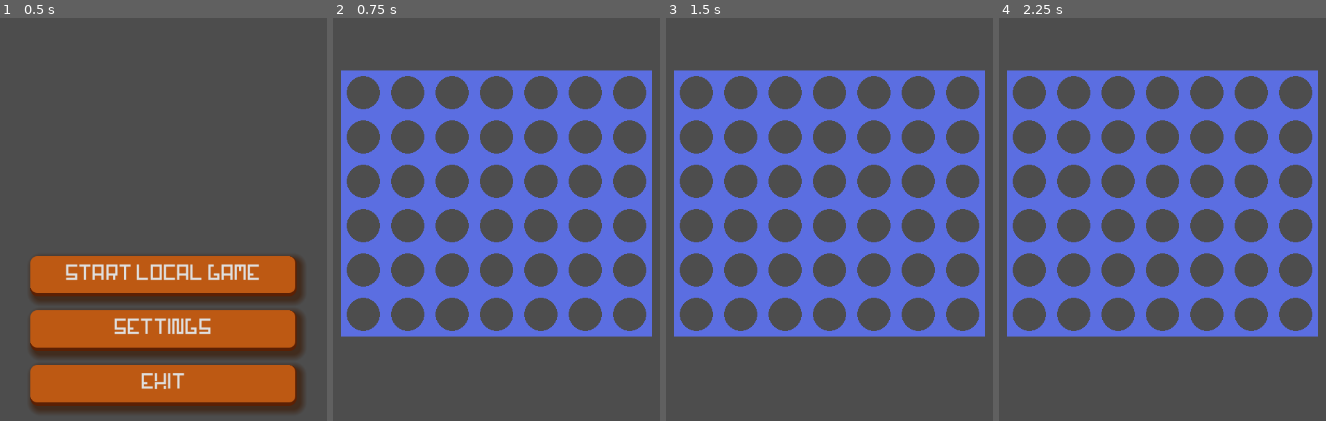
Above: before the commit, frames 1-4 (left to right).
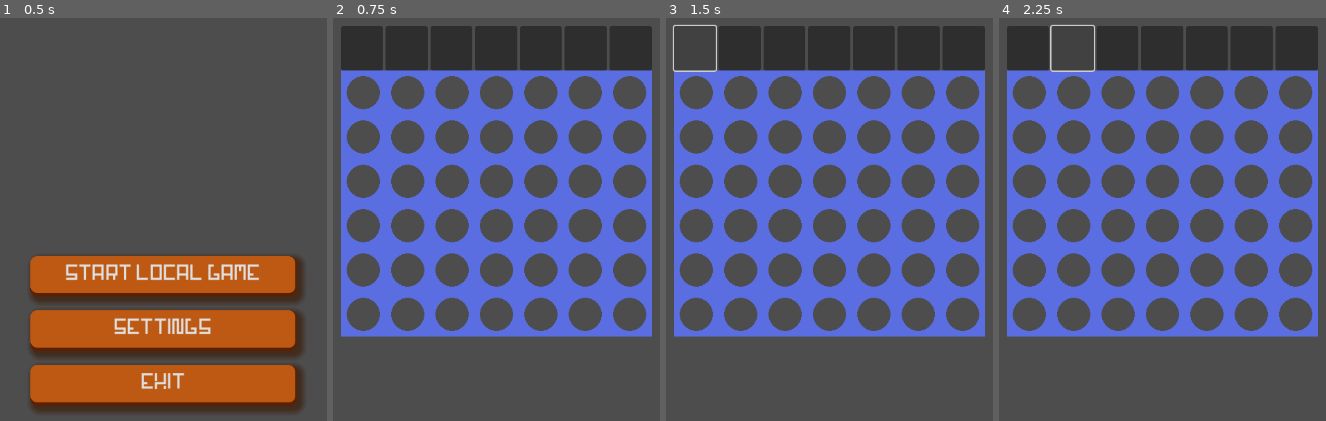
Above: after the commit, the same moments.

Repository: BenSidiAlessio/Connect4
Game: Godot game, scene res://Scenes/game_manager.tscn
Same seed, same stepped clock (60 frames per second), same inputs: the game is played once before the commit and once after it.
Inputs (mouse positions are in pixels of both pictures, inside the frame that each line leads up to):
- Up to frame 1 (0.5 s): no input
- Up to frame 2 (0.75 s): click "START LOCAL GAME" at 0.5 s
- Up to frame 3 (1.5 s): click (695, 50) at 1.27 s
- Up to frame 4 (2.25 s): click (1074, 50) at 2.02 s

Frame 1 is identical in both runs. In frame 2, 9.8% of the frame differs, in the area x 2-98%, y 1-13%; in frame 3, 8.5%; in frame 4, 8.6%.

Commit message:
Buttons Gameboard added

Diff:
--- a/Scenes/BoardGame/game_board_manager.tscn
+++ b/Scenes/BoardGame/game_board_manager.tscn
@@ -32,3 +32,68 @@
 offset_bottom = 192.0
 grow_horizontal = 2
 grow_vertical = 2
+
+[node name="HBoxContainer" type="HBoxContainer" parent="Control"]
+layout_mode = 0
+offset_left = 352.0
+offset_top = 68.0
+offset_right = 800.0
+offset_bottom = 132.0
+
+[node name="Button" type="Button" parent="Control/HBoxContainer"]
+layout_mode = 2
+size_flags_horizontal = 3
+focus_neighbor_left = NodePath("../Button2")
+focus_next = NodePath("../Button2")
+theme_override_colors/font_hover_pressed_color = Color(0, 0, 0, 0)
+
+[node name="Button2" type="Button" parent="Control/HBoxContainer"]
+layout_mode = 2
+size_flags_horizontal = 3
+focus_neighbor_left = NodePath("../Button")
+focus_neighbor_right = NodePath("../Button3")
+focus_next = NodePath("../Button3")
+focus_previous = NodePath("../Button")
+theme_override_colors/font_hover_pressed_color = Color(0, 0, 0, 0)
+
+[node name="Button3" type="Button" parent="Control/HBoxContainer"]
+layout_mode = 2
+size_flags_horizontal = 3
+focus_neighbor_left = NodePath("../Button2")
+focus_neighbor_right = NodePath("../Button4")
+focus_next = NodePath("../Button2")
+focus_previous = NodePath("../Button4")
+theme_override_colors/font_hover_pressed_color = Color(0, 0, 0, 0)
+
+[node name="Button4" type="Button" parent="Control/HBoxContainer"]
+layout_mode = 2
+size_flags_horizontal = 3
+focus_neighbor_left = NodePath("../Button3")
+focus_neighbor_right = NodePath("../Button5")
+focus_next = NodePath("../Button3")
+focus_previous = NodePath("../Button5")
+theme_override_colors/font_hover_pressed_color = Color(0, 0, 0, 0)
+
+[node name="Button5" type="Button" parent="Control/HBoxContainer"]
+layout_mode = 2
+size_flags_horizontal = 3
+focus_neighbor_left = NodePath("../Button4")
+focus_neighbor_right = NodePath("../Button6")
+focus_next = NodePath("../Button4")
+focus_previous = NodePath("../Button6")
+theme_override_colors/font_hover_pressed_color = Color(0, 0, 0, 0)
+
+[node name="Button6" type="Button" parent="Control/HBoxContainer"]
+layout_mode = 2
+size_flags_horizontal = 3
+focus_neighbor_left = NodePath("../Button5")
+focus_neighbor_right = NodePath("../Button7")
+focus_next = NodePath("../Button5")
+focus_previous = NodePath("../Button7")
+theme_override_colors/font_hover_pressed_color = Color(0, 0, 0, 0)
+
+[node name="Button7" type="Button" parent="Control/HBoxContainer"]
+layout_mode = 2
+size_flags_horizontal = 3
+focus_neighbor_left = NodePath("../Button6")
+focus_previous = NodePath("../Button6")
Binary file added: Assets/UIAssets/00.png
Not shown, added: Assets/UIAssets/00.png.import
Binary file added: Assets/UIAssets/01.png
Not shown, added: Assets/UIAssets/01.png.import
Binary file added: Assets/UIAssets/02.png
Not shown, added: Assets/UIAssets/02.png.import
Binary file added: Assets/UIAssets/03.png
Not shown, added: Assets/UIAssets/03.png.import
Binary file added: Assets/UIAssets/04.png
Not shown, added: Assets/UIAssets/04.png.import
Binary file added: Assets/UIAssets/05.png
Not shown, added: Assets/UIAssets/05.png.import
(and 7 more such lines)
